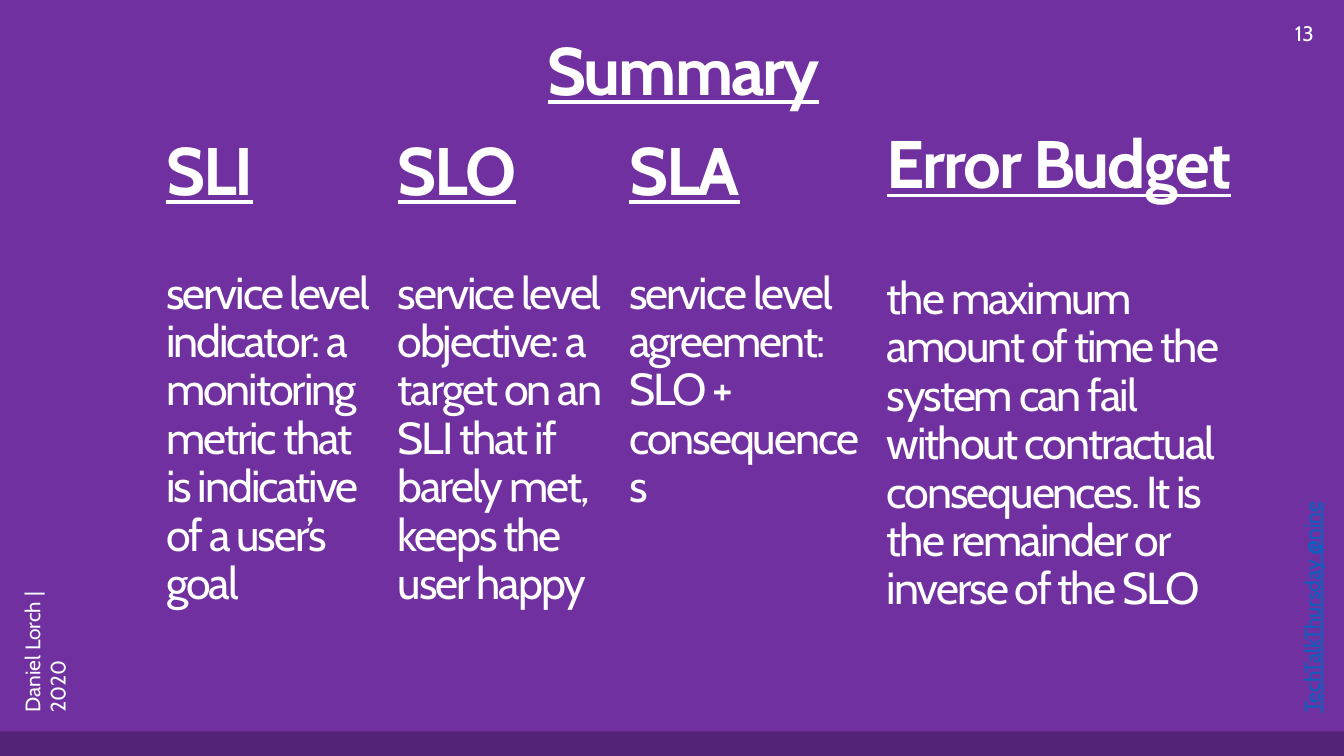
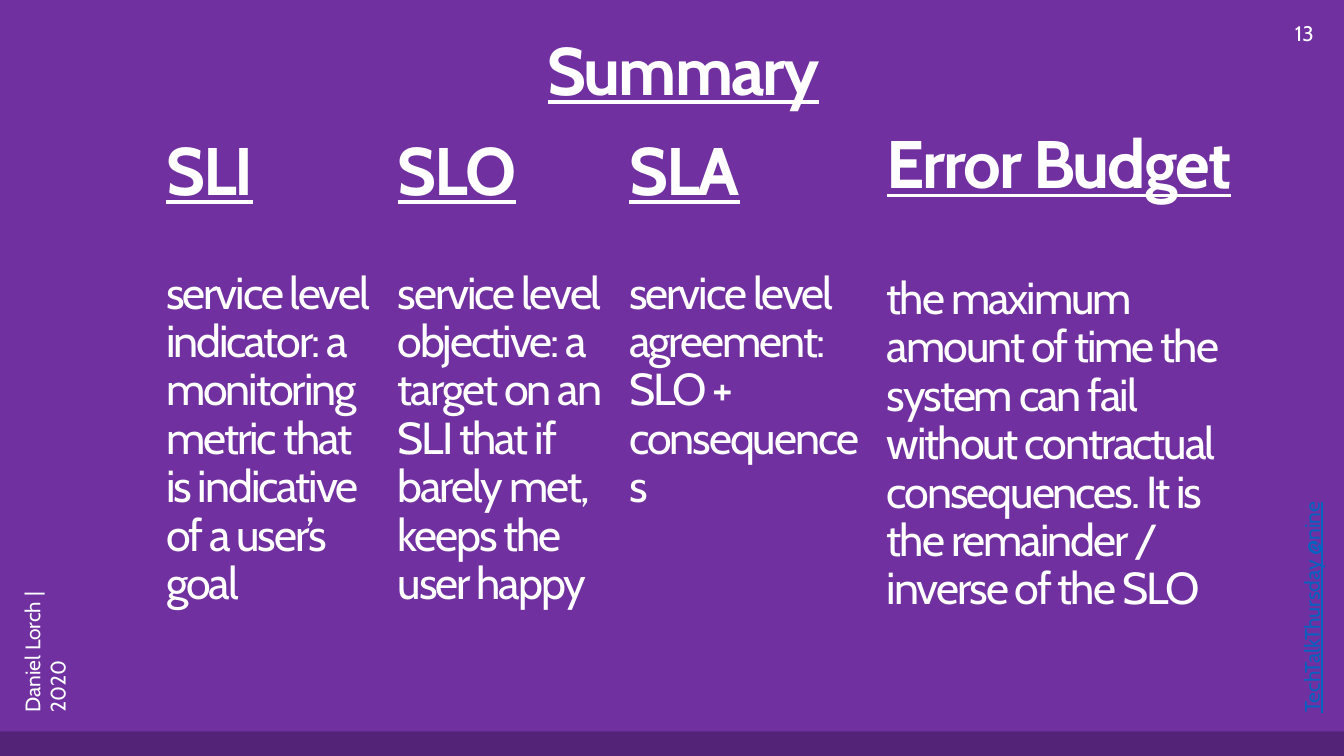
Before and after one commit to dlorch/presentations, a slide deck: slide 13 of 2020-site-reliability-engineering-sli-slo-error-budgets-techtalkthursday-nine/SRE-SLI-SLO-Error-Budgets_Lorch-20200722.pptx. Drawn at 1344x756 pixels with LibreOffice and Linux fonts; fonts in the diff are those of the drawing. Boxes give left, top, right and bottom in pixels: in the first picture for what was removed or moved away, otherwise in the second. Text is boxed around its words. In the diff, an @@ line names an element or a change of style, - is before the commit and + after.

```diff
--- a/2020-site-reliability-engineering-sli-slo-error-budgets-techtalkthursday-nine/SRE-SLI-SLO-Error-Budgets_Lorch-20200722.pptx
+++ b/2020-site-reliability-engineering-sli-slo-error-budgets-techtalkthursday-nine/SRE-SLI-SLO-Error-Budgets_Lorch-20200722.pptx
@@ text at [887,280,1219,605]: text changed @@
-the maximum amount of time the system can fail without contractual consequences. It is the remainder or inverse of the SLO
+the maximum amount of time the system can fail without contractual consequences. It is the remainder / inverse of the SLO
```
Also in this commit, not shown: 1 other slide changed, 1 other file.
